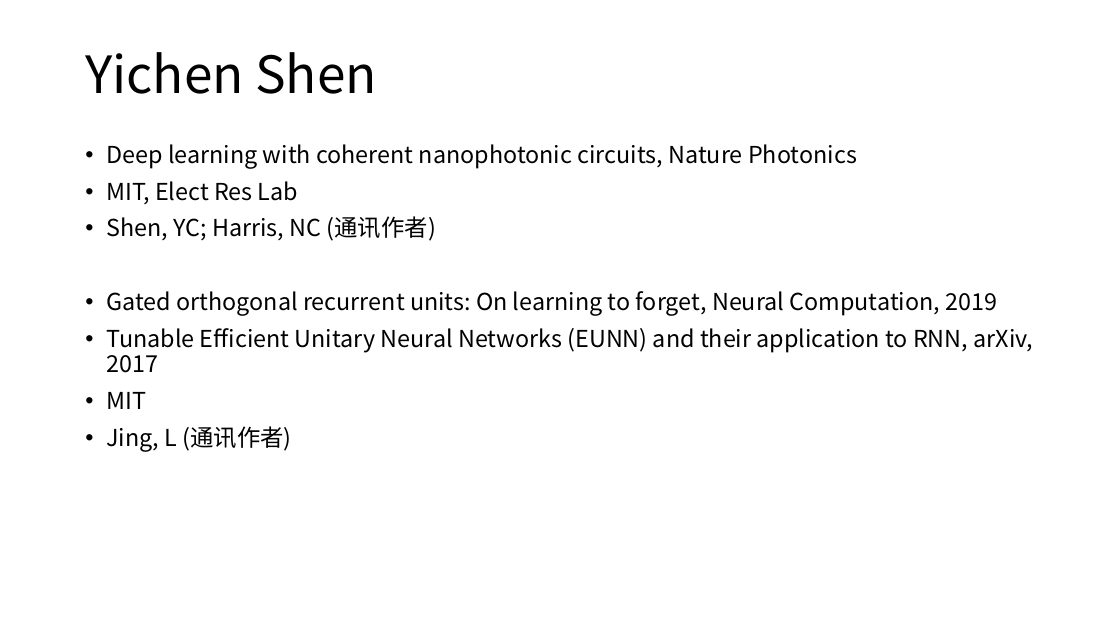
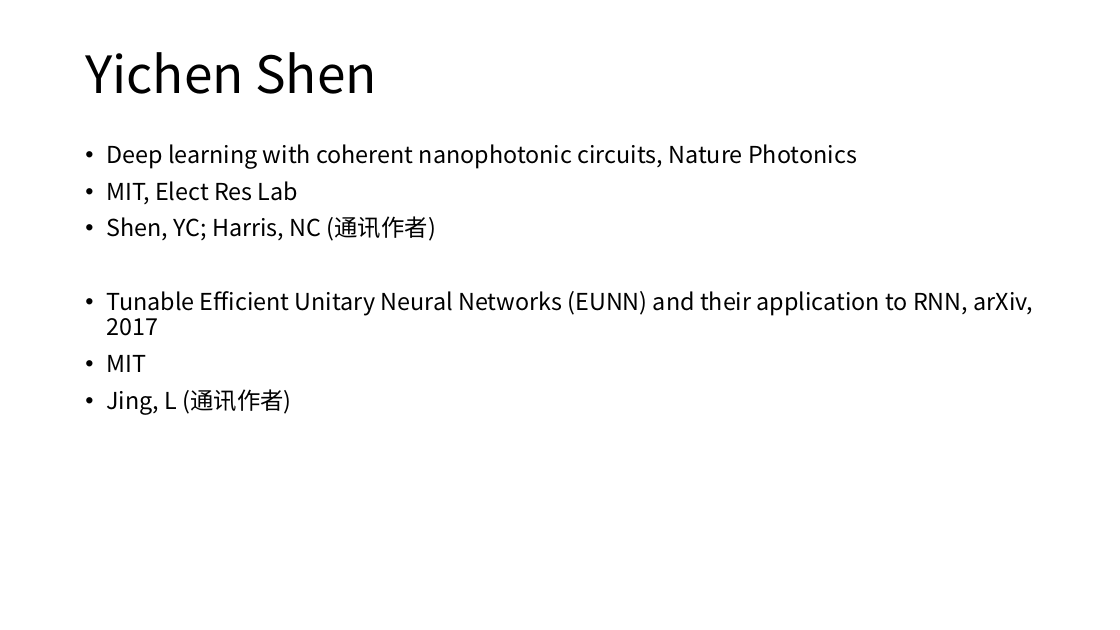
Before and after one commit to lucaschang95/DiscussionWithLin, a slide deck: slide 4 of 20190918 - 光芯片深度学习调研.pptx. Drawn at 1120x630 pixels with LibreOffice and Linux fonts; fonts in the diff are those of the drawing. Boxes give left, top, right and bottom in pixels: in the first picture for what was removed or moved away, otherwise in the second. Text is boxed around its words. In the diff, an @@ line names an element or a change of style, - is before the commit and + after.

```diff
--- a/20190918 - 光芯片深度学习调研.pptx
+++ b/20190918 - 光芯片深度学习调研.pptx
@@ text at (x1=106, y1=291, x2=997, y2=316): paragraph removed @@
-• Gated orthogonal recurrent units: On learning to forget, Neural Computation, 2019
```
Also in this commit, not shown: 2 other slides changed, 4 slides added.
